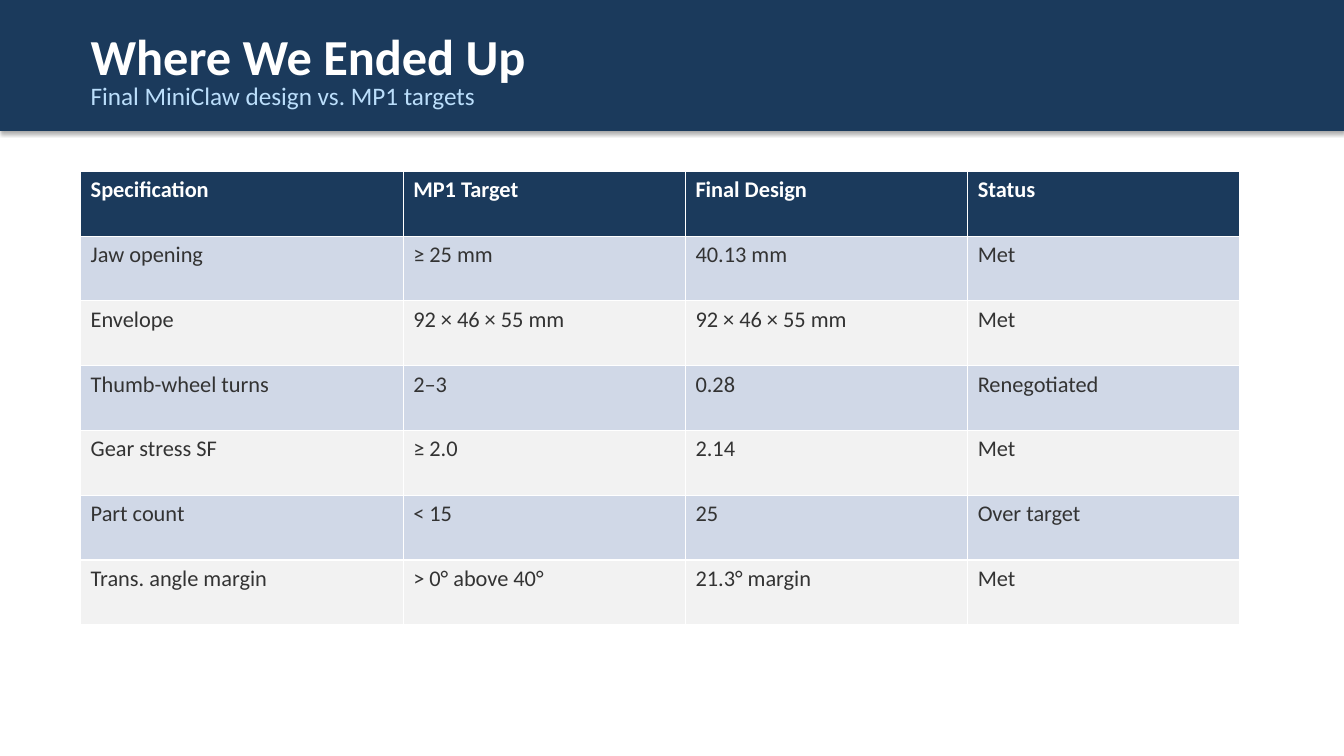
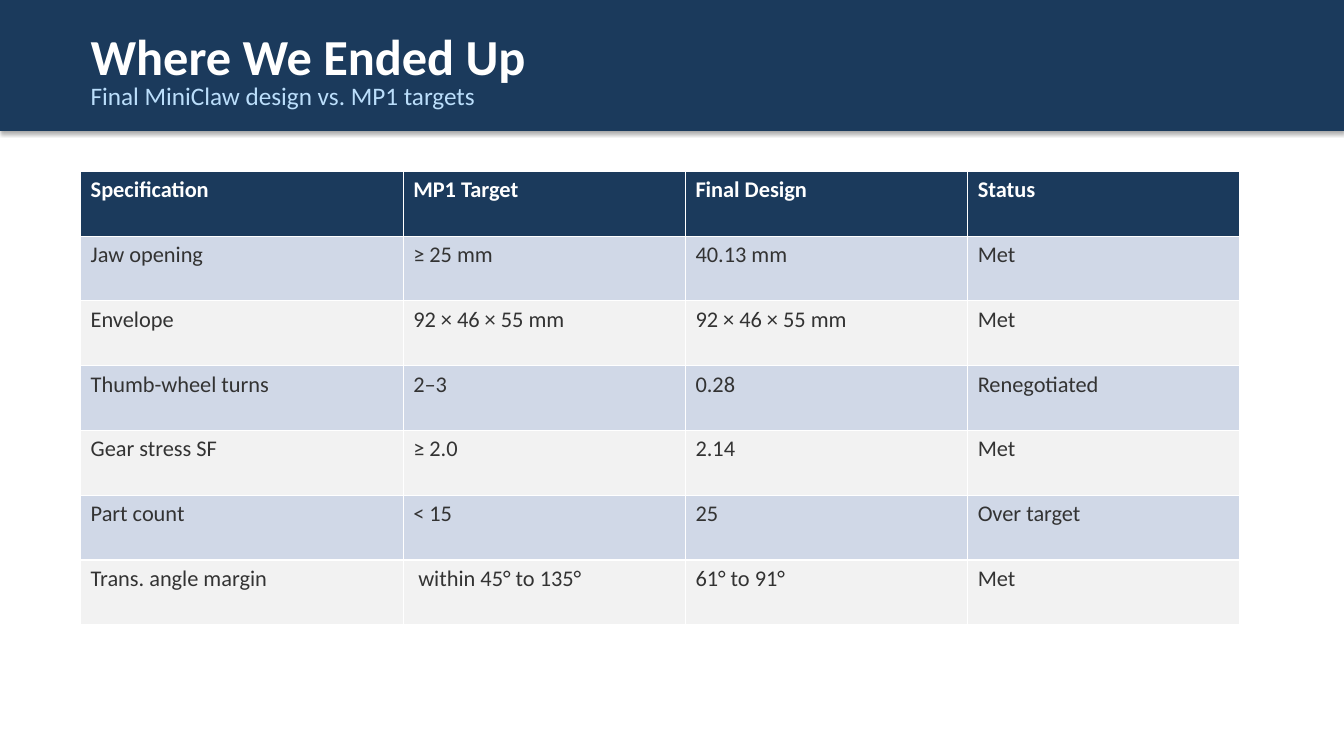
Before and after one commit to DavidR734/ai-in-pd-spring2026-2, a slide deck: slide 3 of MP5/slides.pptx. Drawn at 1344x756 pixels with LibreOffice and Linux fonts; fonts in the diff are those of the drawing. Boxes give left, top, right and bottom in pixels: in the first picture for what was removed or moved away, otherwise in the second. Text is boxed around its words. In the diff, an @@ line names an element or a change of style, - is before the commit and + after.

```diff
--- a/MP5/slides.pptx
+++ b/MP5/slides.pptx
@@ table at (81, 171, 1240, 625) @@
-row 7, column 2: > 0° above 40°
+row 7, column 2: within 45° to 135°
-row 7, column 3: 21.3° margin
+row 7, column 3: 61° to 91°
```
Also in this commit, not shown: 1 other file.
